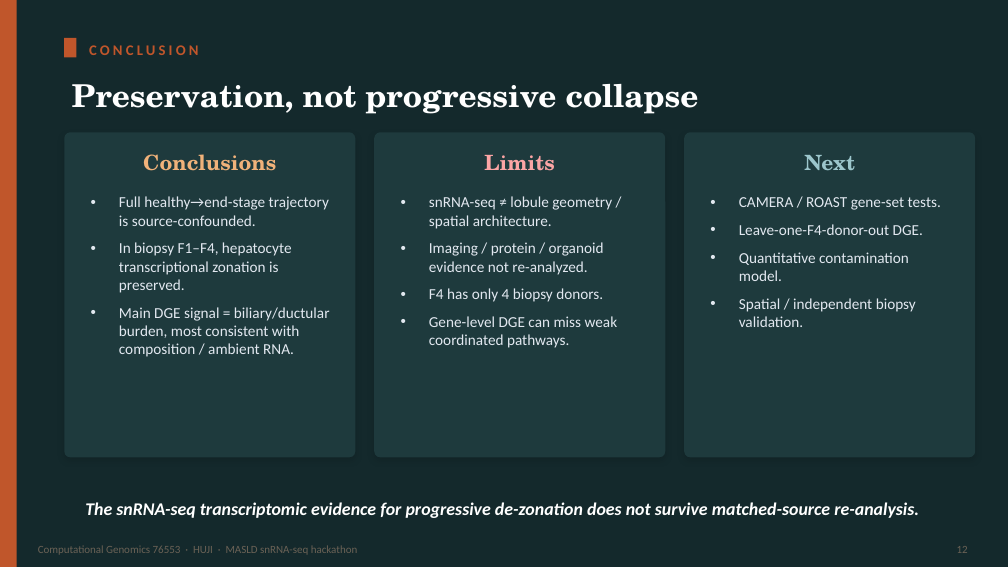
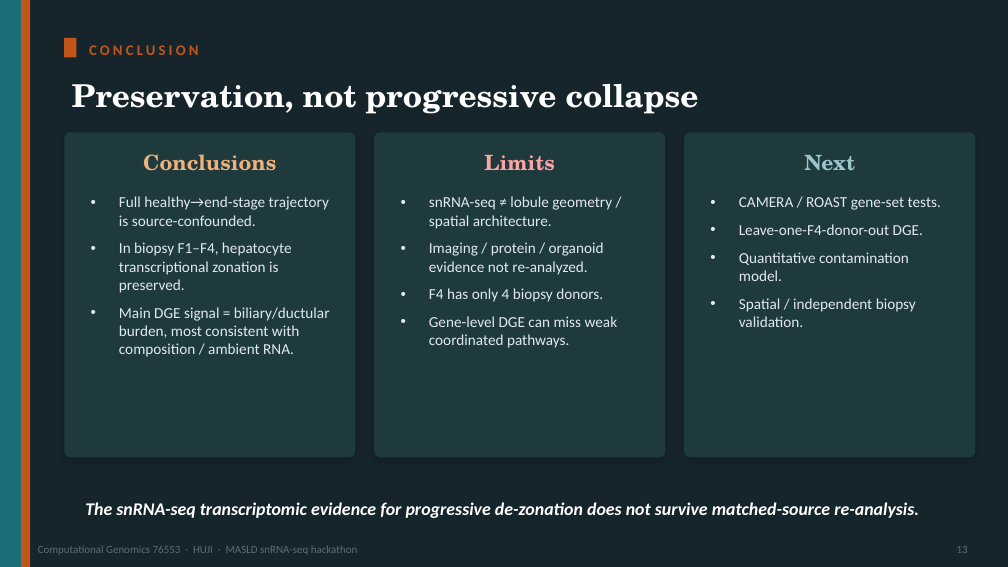
Before and after one commit to roeetekoah/liver-zonation, a slide deck: slide 13 of presentation/MASLD_zonation.pptx (slide 12 before the commit). Drawn at 1008x567 pixels with LibreOffice and Linux fonts; fonts in the diff are those of the drawing. Boxes give left, top, right and bottom in pixels: in the first picture for what was removed or moved away, otherwise in the second. Text is boxed around its words. In the diff, an @@ line names an element or a change of style, - is before the commit and + after.

```diff
--- a/presentation/MASLD_zonation.pptx
+++ b/presentation/MASLD_zonation.pptx
@@ background #14292C to #16242B @@
@@ rectangle: place and size @@
-rectangle at box(0, 0, 17, 567)
+rectangle at box(0, 0, 21, 567)
@@ rectangle at box(0, 0, 21, 567): fill #C0562B to #1B6E78 @@
@@ rectangle added at box(21, 0, 30, 567), fill #C0561B @@
@@ rectangle at box(64, 38, 76, 57): fill #C0562B to #C0561B @@
@@ text "CONCLUSION" at box(89, 45, 198, 55): text colour #C0562B to #C0561B @@
@@ text "Computational Genomics 76553 · HUJI ..." at box(38, 545, 358, 554): text colour #6B6256 to #5C6E73 @@
@@ text at box(957, 546, 968, 553): text changed; text colour #6B6256 to #5C6E73 @@
-12
+13
```
Also in this commit, not shown: 20 other slides changed, 1 slide added, 1 other file.
